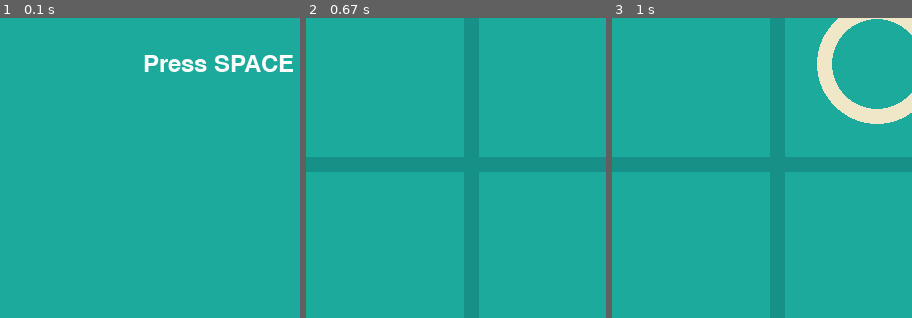
Above: before the commit, frames 1-3 (left to right).
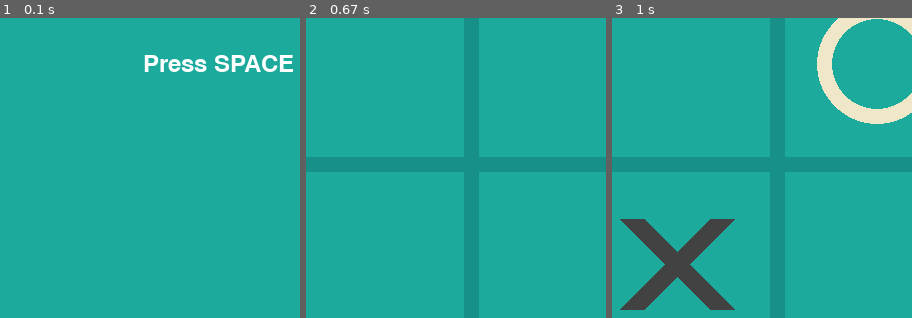
Above: after the commit, the same moments.

Repository: jackry007/TicTacToe-Pygame
Game: pygame game, started from tictactoe.py
The game is run twice, just before and just after one commit, with the same random seed, the same clock (stepped at 60 frames per second) and the same inputs.
Inputs (mouse positions are % of the whole screen's width and height, from its top left):
- Up to frame 1 (0.1 s): no input
- Up to frame 2 (0.67 s): tap Space at 0.33 s
- Up to frame 3 (1 s): click (50, 56) at 0.72 s
The pictures show only the part of the screen within x 6-56%, y 42-92%; the shares and areas given below are measured in that part.

Frames 1-2 are identical in both runs. In frame 3, 4.7% of the frame differs, in the area x 2-41%, y 67-98%.

Commit message:
added an AI [random]

Diff:
--- a/tictacHelpers.py
+++ b/tictacHelpers.py
@@ -1,5 +1,6 @@
-import pygame
+import pygame  # type: ignore
 import numpy as np
+import random
 
 # ---------
 # CONSTANTS
@@ -20,6 +21,8 @@
 LINE_COLOR = (23, 145, 135)
 CIRCLE_COLOR = (239, 231, 200)
 CROSS_COLOR = (66, 66, 66)
+AI_PLAYER = 2
+
 
 # -------------
 # CONSOLE BOARD
@@ -63,7 +66,7 @@
     board[row][col] = player
 
 
-def available_square(row, col):
+def available_square(board, row, col):
     """Checks if the square at the given row and column is available."""
     return board[row][col] == 0
 
@@ -212,3 +215,16 @@
     screen.blit(restart_text, restart_rect)
 
     pygame.display.flip()
+
+def random_ai(board):
+    """Randomly selects a move for the AI."""
+    available_moves = []
+    for row in range(3):
+        for col in range(3):
+            if board[row][col] == 0:
+                available_moves.append((row, col))
+
+    if available_moves:
+        return random.choice(available_moves)
+    else:
+        return None
--- a/tictactoe.py
+++ b/tictactoe.py
@@ -1,6 +1,8 @@
-import pygame # type: ignore
+import pygame  # type: ignore
 import sys
+import random
 from tictacHelpers import *
+import time
 
 # initializes pygame
 pygame.init()
@@ -26,45 +28,57 @@
 game_started = False
 score = {1: 0, 2: 0}  # Dictionary to keep track of wins for each player
 
-# MAINLOOP
+# Main game loop
 while True:
     for event in pygame.event.get():
         if event.type == pygame.QUIT:
-            # Stop music and quit the game if the window is closed
             pygame.mixer.music.stop()
             sys.exit()
 
         if not game_started:
             if event.type == pygame.KEYDOWN:
                 if event.key == pygame.K_SPACE:
-                    # Start the game when SPACE key is pressed
                     game_started = True
                     screen.fill(BG_COLOR)
                     draw_lines(screen)
         else:
             if event.type == pygame.MOUSEBUTTONDOWN and not game_over:
-                mouseX = event.pos[0]  # x
-                mouseY = event.pos[1]  # y
+                mouseX = event.pos[0]
+                mouseY = event.pos[1]
 
                 clicked_row = int(mouseY // SQUARE_SIZE)
                 clicked_col = int(mouseX // SQUARE_SIZE)
 
-                if available_square(clicked_row, clicked_col):
-                    # Mark the square if it's available
+                if available_square(board, clicked_row, clicked_col):
                     mark_square(clicked_row, clicked_col, player)
                     if check_win(player, screen):
-                        # If a player wins, update the score, end the game, and display the end screen
                         score[player] += 1
                         game_over = True
                         screen.fill(BG_COLOR)
                         draw_end_screen(screen, player, score)
                     elif is_board_full():
-                        # If the board is full and no one wins, end the game and display the end screen with a draw message
                         game_over = True
                         screen.fill(BG_COLOR)
                         draw_end_screen(screen, 0, score)
                     else:
-                        # Switch player for the next turn
+                        player = player % 2 + 1
+                    draw_figures(screen)
+            # AI's turn
+            if not game_over and player == 2:
+                ai_move = random_ai(board)
+                if ai_move is not None:
+                    ai_row, ai_col = ai_move
+                    mark_square(ai_row, ai_col, player)
+                    if check_win(player, screen):
+                        score[player] += 1
+                        game_over = True
+                        screen.fill(BG_COLOR)
+                        draw_end_screen(screen, player, score)
+                    elif is_board_full():
+                        game_over = True
+                        screen.fill(BG_COLOR)
+                        draw_end_screen(screen, 0, score)
+                    else:
                         player = player % 2 + 1
                     draw_figures(screen)
 
@@ -79,5 +93,4 @@
                     game_started = True
                     screen.fill(BG_COLOR)
                     draw_lines(screen)
-
     pygame.display.update()
